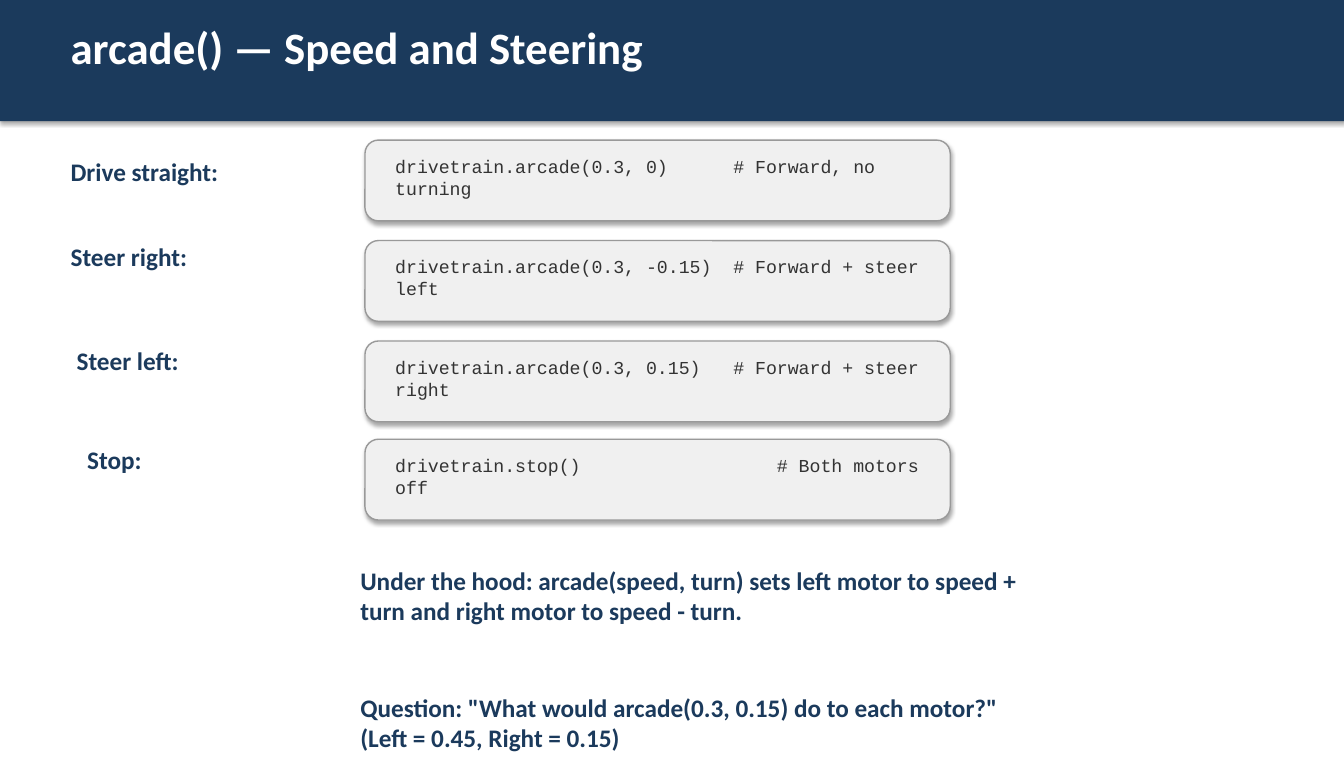
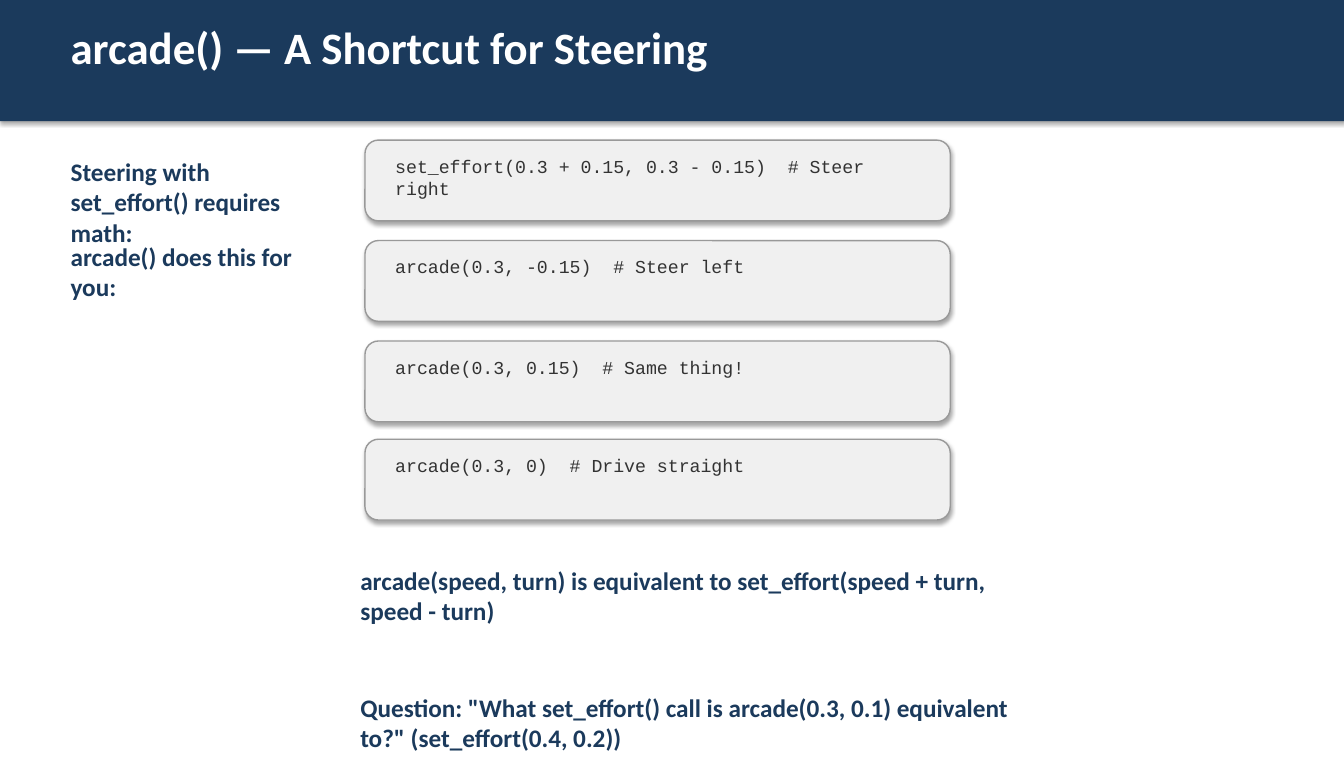
Before and after one commit to bradamiller/IntoToPython, a slide deck: slide 4 of module-02-line-tracking/slides/05-proportional-control.pptx. Drawn at 1344x757 pixels with LibreOffice and Linux fonts; fonts in the diff are those of the drawing. Boxes give left, top, right and bottom in pixels: in the first picture for what was removed or moved away, otherwise in the second. Text is boxed around its words. In the diff, an @@ line names an element or a change of style, - is before the commit and + after.

Commit message:
added an explanation of what arcade does

```diff
--- a/module-02-line-tracking/slides/05-proportional-control.pptx
+++ b/module-02-line-tracking/slides/05-proportional-control.pptx
@@ text at [71, 31, 708, 72]: text changed @@
-arcade() — Speed and Steering
+arcade() — A Shortcut for Steering
@@ text at [71, 163, 280, 242]: text changed @@
-Drive straight:
+Steering with set_effort() requires math:
@@ text at [395, 160, 865, 177]: text changed @@
-drivetrain.arcade(0.3, 0) # Forward, no turning
+set_effort(0.3 + 0.15, 0.3 - 0.15) # Steer right
@@ text at [71, 247, 292, 300]: text changed @@
-Steer right:
+arcade() does this for you:
@@ text at [395, 261, 745, 277]: text changed @@
-drivetrain.arcade(0.3, -0.15) # Forward + steer left
+arcade(0.3, -0.15) # Steer left
@@ text removed at [77, 352, 179, 370] @@
-Steer left:
@@ text at [395, 361, 744, 378]: text changed @@
-drivetrain.arcade(0.3, 0.15) # Forward + steer right
+arcade(0.3, 0.15) # Same thing!
@@ text removed at [87, 452, 141, 473] @@
-Stop:
@@ text at [395, 459, 744, 476]: text changed @@
-drivetrain.stop() # Both motors off
+arcade(0.3, 0) # Drive straight
@@ text at [360, 571, 1008, 751]: text changed @@
-Under the hood: arcade(speed, turn) sets left motor to speed + turn and right motor to speed - turn.
-Question: "What would arcade(0.3, 0.15) do to each motor?" (Left = 0.45, Right = 0.15)
+arcade(speed, turn) is equivalent to set_effort(speed + turn, speed - turn)
+Question: "What set_effort() call is arcade(0.3, 0.1) equivalent to?" (set_effort(0.4, 0.2))
```
Also in this commit, not shown: 1 other slide changed, 2 other files.
